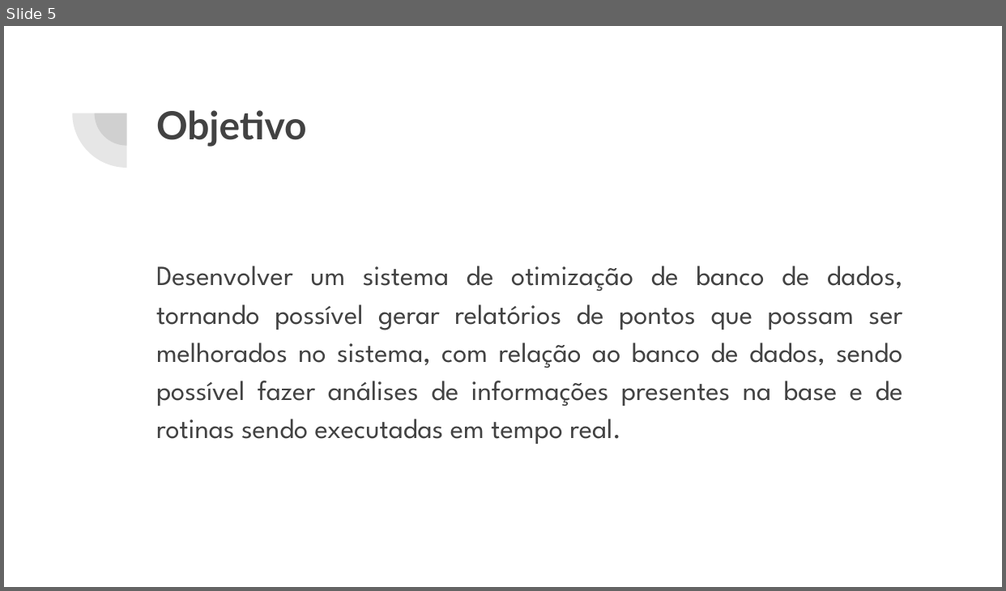
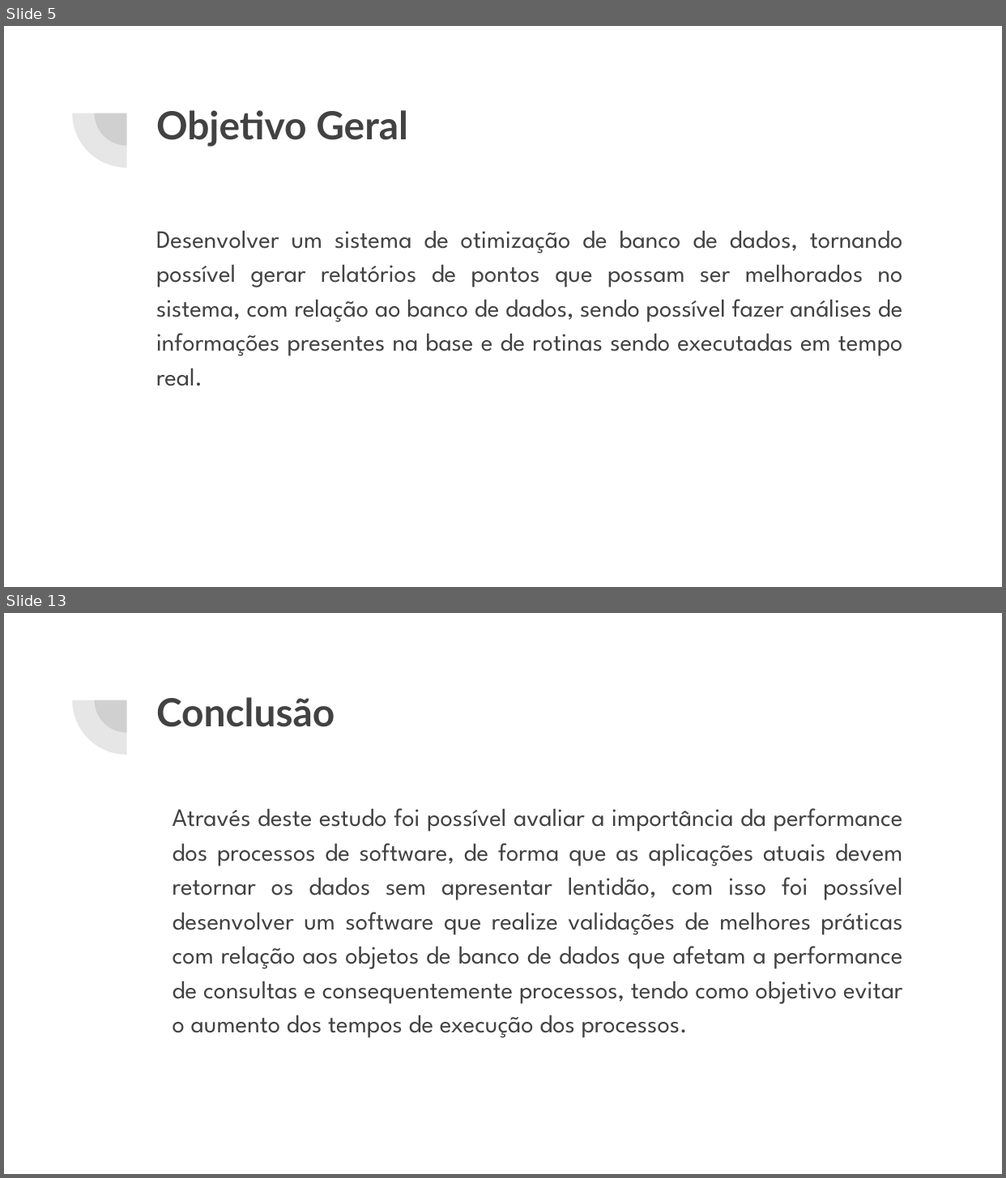
Before and after one commit to adrianhideki/sindex, a slide deck: docs/Apresentação TCC.pptx. Shown one above the other, each under a label of ours: slide 5 before the commit, slides 5 and 13 after it; the slides between them are not shown. The pictures are 1006x591 and 1006x1178 pixels, drawn with LibreOffice and Linux fonts; fonts in the diff are those of the drawing. Boxes give left, top, right and bottom in pixels: in the first picture for what was removed or moved away, otherwise in the second. Text is boxed around its words. In the diff, an @@ line names an element or a change of style, - is before the commit and + after.

```diff
--- a/docs/Apresentação TCC.pptx
+++ b/docs/Apresentação TCC.pptx
@@ slide 13 added at <box>4,613,1002,1174</box>, background #FFFFFF; not listed: 2 template elements that a slide beside it also shows @@
@@ title added at <box>156,697,334,727</box>, 28 pt, text #424242, bold @@
+Conclusão
@@ text added at <box>172,808,903,1038</box>, 18 pt, text #424242 @@
+Através deste estudo foi possível avaliar a importância da performance dos processos de software, de forma que as aplicações atuais devem retornar os dados sem apresentar lentidão, com isso foi possível desenvolver um software que realize validações de melhores práticas com relação aos objetos de banco de dados que afetam a performance de consultas e consequentemente processos, tendo como objetivo evitar o aumento dos tempos de execução dos processos.
@@ slide 5 changed as well @@
@@ title at <box>156,110,408,147</box>: text changed @@
-Objetivo
+Objetivo Geral
@@ text "Desenvolver um sistema de otimização ...": place and size @@
-text "Desenvolver um sistema de otimização ..." at <box>156,266,903,444</box>
+text "Desenvolver um sistema de otimização ..." at <box>156,231,903,386</box>
@@ text "Desenvolver um sistema de otimização ..." at <box>156,231,903,386</box>: size 20 to 18 pt @@
```
Also in this commit, not shown: 4 other slides changed, 7 other slides added, 1 other file.
